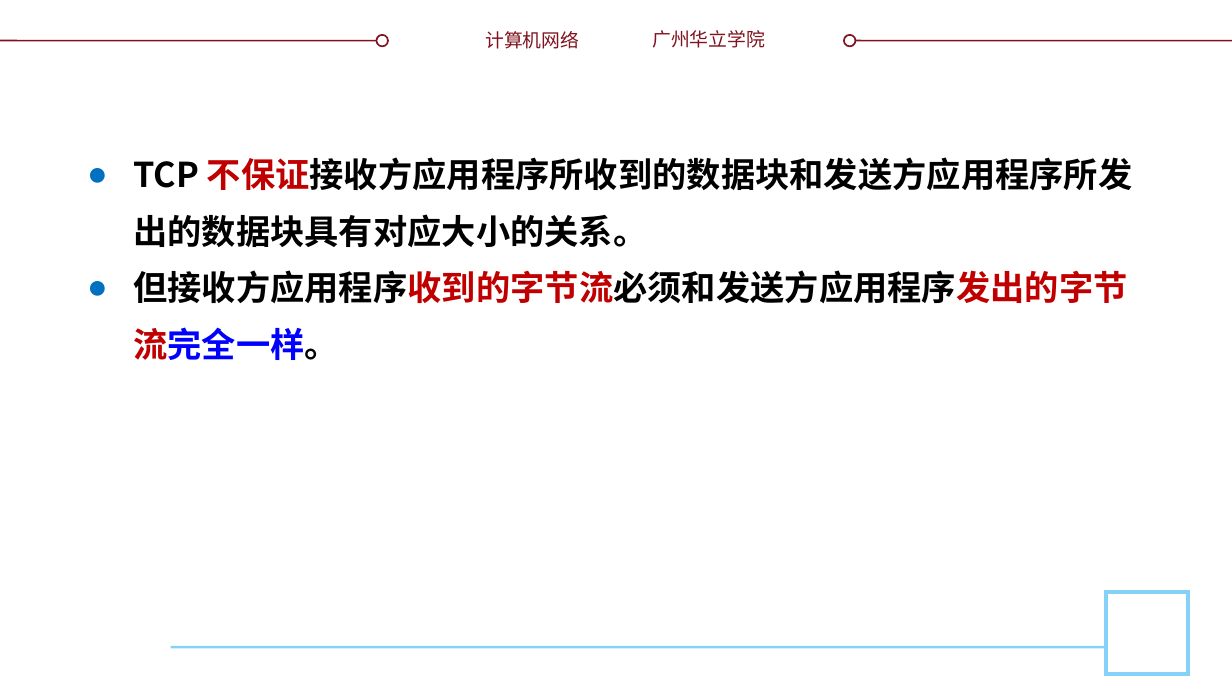
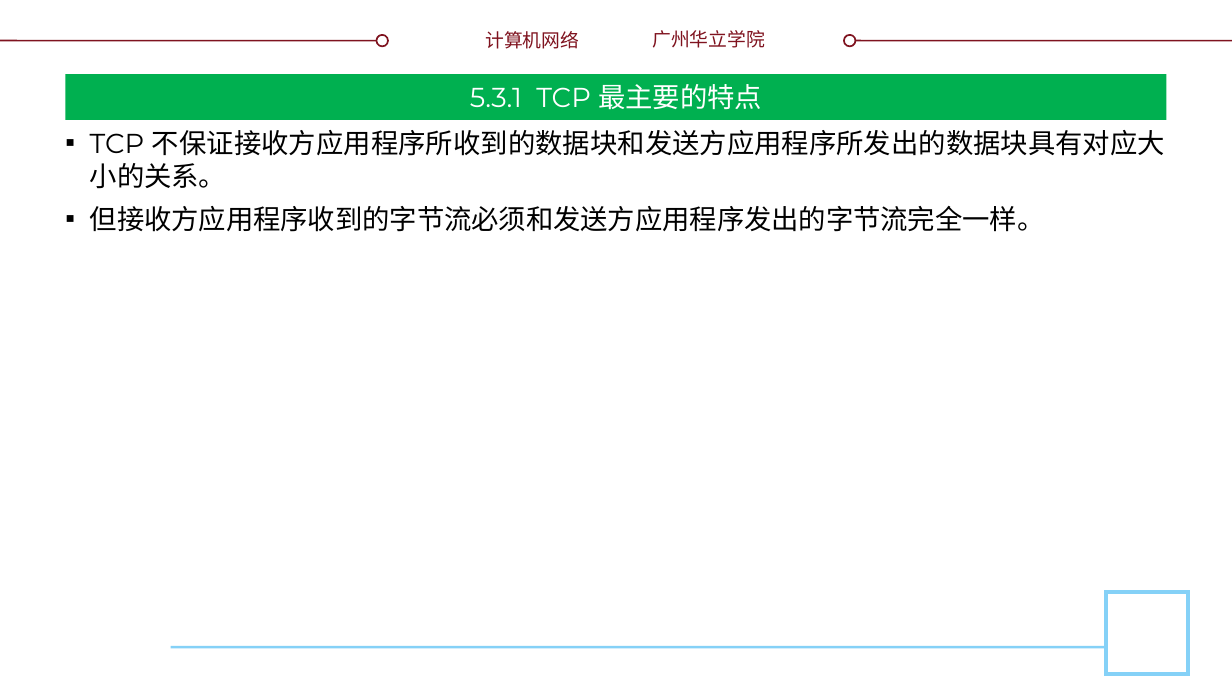
Before and after one commit to glplaman/glplaman.github.io, a slide deck: slide 39 of network/ppt/chap5.pptx (slide 38 before the commit). Drawn at 1232x693 pixels with LibreOffice and Linux fonts; fonts in the diff are those of the drawing; background and template pictures are left out. Boxes give left, top, right and bottom in pixels: in the first picture for what was removed or moved away, otherwise in the second. Text is boxed around its words. In the diff, an @@ line names an element or a change of style, - is before the commit and + after.

```diff
--- a/network/ppt/chap5.pptx
+++ b/network/ppt/chap5.pptx
@@ title added at bbox=[65, 74, 1167, 120], fill #00B050, 16 pt, text #FFFFFF @@
+5.3.1 TCP 最主要的特点
@@ text "TCP 不保证接收方应用程序所收到的数据块和发送方应用程序所发出的数据块具有对应大小的关系。": place and size @@
-text "TCP 不保证接收方应用程序所收到的数据块和发送方应用程序所发出的数据块具有对应大小的关系。" at bbox=[133, 157, 1132, 360]
+text "TCP 不保证接收方应用程序所收到的数据块和发送方应用程序所发出的数据块具有对应大小的关系。" at bbox=[90, 130, 1165, 232]
@@ text "TCP 不保证接收方应用程序所收到的数据块和发送方应用程序所发出的数据块具有对应大小的关系。" at bbox=[90, 130, 1165, 232]: size 20 to 16 pt, font Noto Sans CJK SC to Montserrat, bold off; text colour #C00000 to #000000 in "不保证接收方应用程序所收到的数据块和发送方应用程序所发出的数据块具有对应大小的关系。", "但接收方应用程序收到的字节流必须和发送方应用程序发出的字节流完全一样。"; text colour #0000FF to #000000 in "但接收方应用程序收到的字节流必须和发送方应用程序发出的字节流完全一样。"; alignment left to justified; bullet ● to ▪; line spacing 33pt to 1; more space between paragraphs @@
```
Also in this commit, not shown: 43 other slides changed, 1 slide added, 9 other files.
